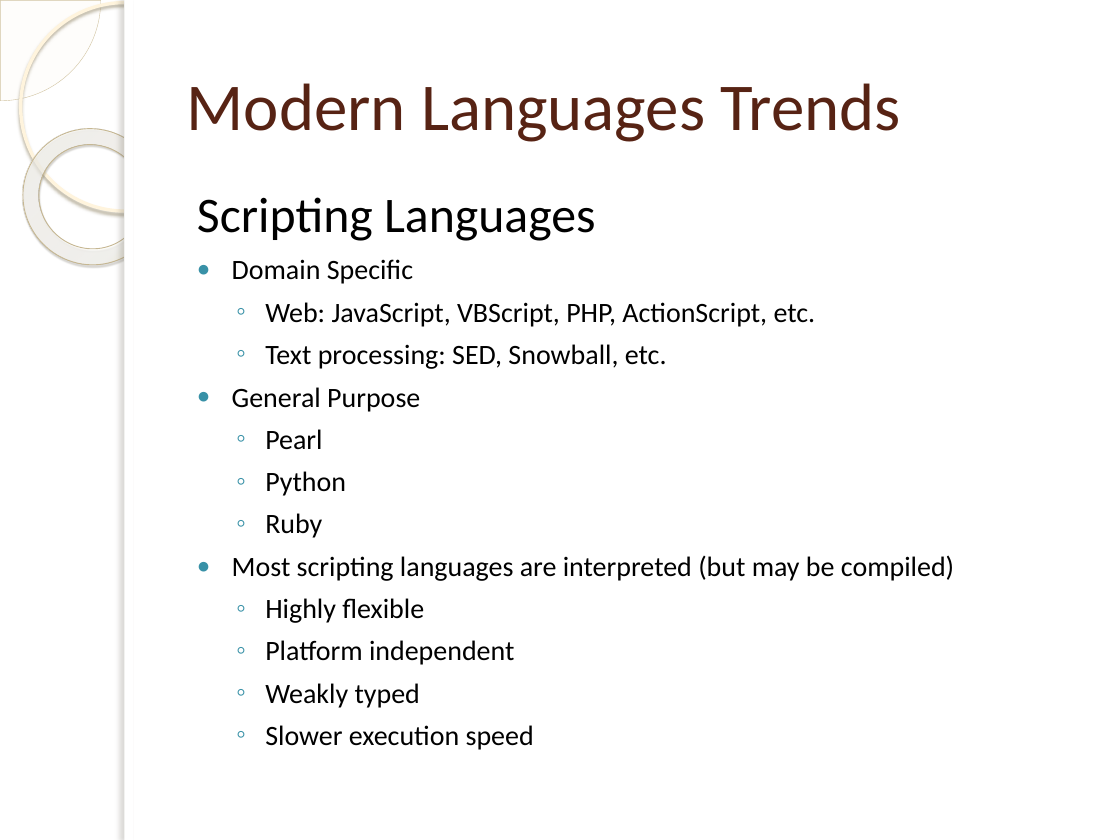
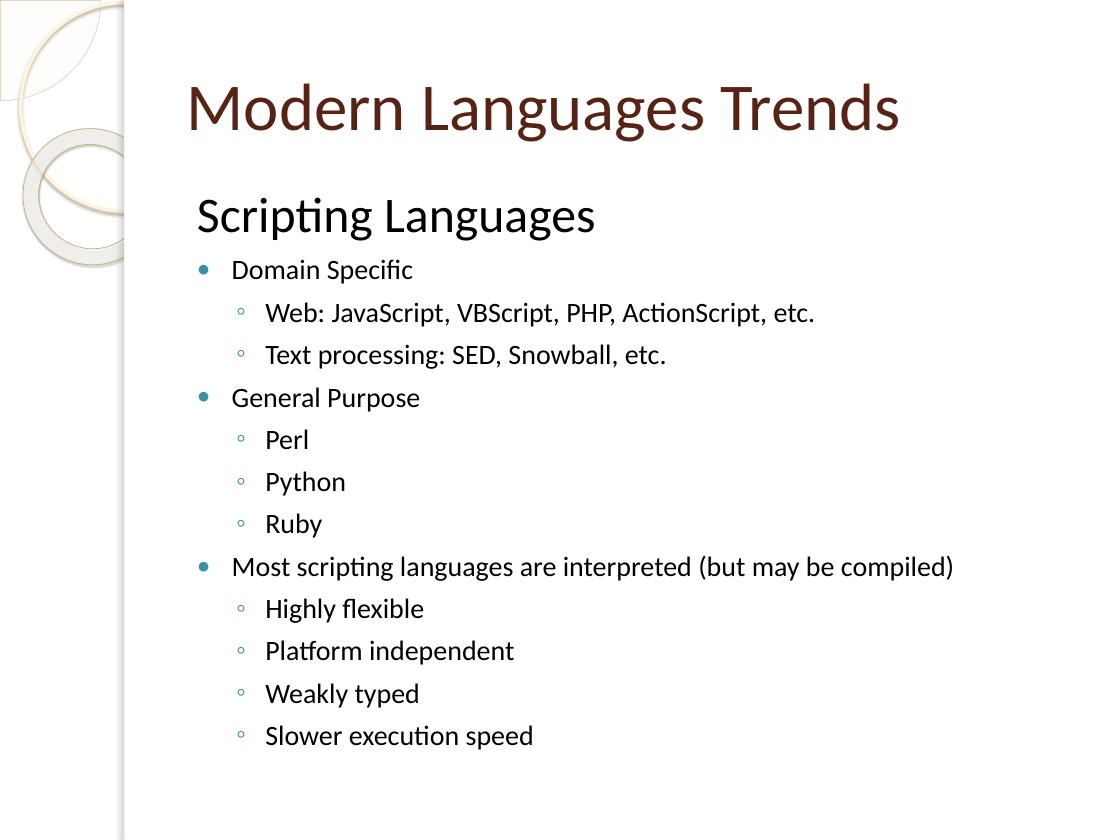
Before and after one commit to objeck/objeck-lang, a slide deck: slide 10 of docs/Compiler Design.pptx. Drawn at 1120x840 pixels with LibreOffice and Linux fonts; fonts in the diff are those of the drawing; background and template pictures are left out. Boxes give left, top, right and bottom in pixels: in the first picture for what was removed or moved away, otherwise in the second. Text is boxed around its words. In the diff, an @@ line names an element or a change of style, - is before the commit and + after.

```diff
--- a/docs/Compiler Design.pptx
+++ b/docs/Compiler Design.pptx
@@ text at (265,429,309,450): text changed @@
-  ◦ Pearl
+  ◦ Perl
```
